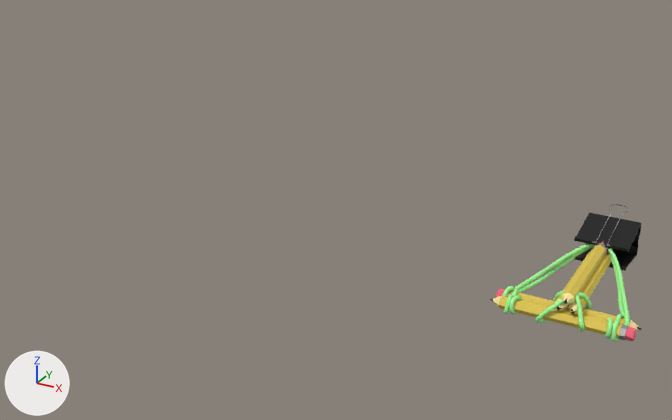
One commit to the Blender file Assets/Blender/Office Game Weapons.blend: the scene before it, then after it.
One viewpoint serves both versions: a camera (50 mm lens) standing at (3.2, -13.88, 8.1) and looking at (-5.02, 1.07, 0.62). Arrows for +X, +Y and +Z are at lower left; the lights stay in place.

In view in the first picture: 'Crossbow', 'Pencil', 'Plane', 'Torus Knot 1 x 1', 'Torus Knot 1 x 1.001', 'Torus Knot 2 x 2', 'Torus Knot 2 x 2.001'.
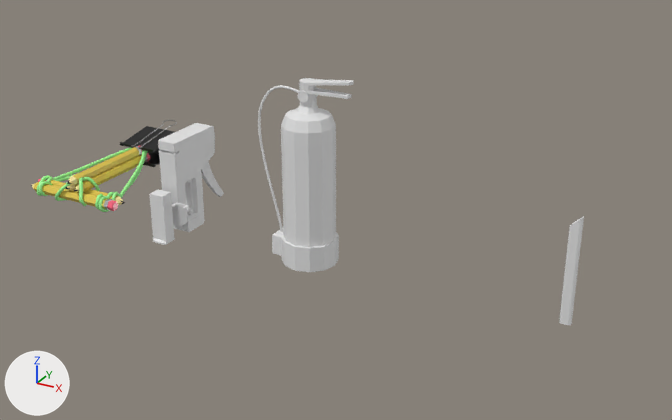
The change, as a list of edits to the scene's bpy script:
```text
Add me_cube_005:
    me_cube_005.from_pydata(...)  # 16 vertices, 14 faces; spans x -0.1..0.1, y -0.05..0.05, z 0.0..2.0
Add me_cylinder_003:
    me_cylinder_003.from_pydata(...)  # 26 vertices, 36 faces; spans x -0.3..1.8, y -0.3..0.3, z 7.0..7.3
Add me_cylinder_002:
    me_cylinder_002.from_pydata(...)  # 286 vertices, 293 faces, 1 loose edge; spans x -1.42..1.72, y -1.1..1.1, z 0.0..7.0
Add me_cube_004:
    me_cube_004.from_pydata(...)  # 20 vertices, 16 faces; spans x -0.15..0.15, y -0.152..0.0, z -0.02..0.02
Add me_cube_003:
    me_cube_003.from_pydata(...)  # 26 vertices, 20 faces; spans x -0.162..0.162, y -0.161..0.145, z 0.0..1.03
Add me_cube:
    me_cube.from_pydata(...)  # 436 vertices, 389 faces; spans x -0.21..0.21, y -0.4..1.39, z -0.11..2.0
Add cu_béziercurve:
    cu_béziercurve = bpy.data.curves.new('BézierCurve', 'CURVE')
    cu_béziercurve.dimensions = '3D'
    _sp = cu_béziercurve.splines.new('BEZIER'); _sp.bezier_points.add(3)
    _sp.bezier_points.foreach_set('co', [-1.275, 0.0, 0.0973, -1.275, 0.0, 0.883, -1.98, 0.0, 5.974, -0.265, 0.0, 6.615])
    _sp.bezier_points.foreach_set('handle_left', [-1.275, 0.0, -0.599, -1.287, 0.0, 0.176, -2.587, 0.0, 4.718, -0.762, 0.0, 6.672])
    _sp.bezier_points.foreach_set('handle_right', [-1.275, 0.0, 0.92, -1.26, 0.0, 1.717, -1.468, 0.0, 7.032, 0.728, 0.0, 6.502])
    for _p, _l, _r in zip(_sp.bezier_points, ['ALIGNED', 'ALIGNED', 'ALIGNED', 'ALIGNED'], ['ALIGNED', 'ALIGNED', 'ALIGNED', 'ALIGNED']): _p.handle_left_type = _l; _p.handle_right_type = _r
    _sp.order_u = 0
    _sp.order_v = 0
    cu_béziercurve.use_path = True
    cu_béziercurve.bevel_depth = 0.05
    cu_béziercurve.fill_mode = 'FULL'
Change ob_crossbow:
    ob_crossbow.location: (0.0, 0.0, 0.0) -> (-11.0, 0.0, 0.0)
Change ob_torus_knot_2_x_2:
    ob_torus_knot_2_x_2.location: (0.0, 0.0, 0.0) -> (-11.0, 0.0, 0.0)
Change ob_torus_knot_2_x_2_001:
    ob_torus_knot_2_x_2_001.location: (0.0, 0.0, 0.0) -> (-11.0, 0.0, 0.0)
Change ob_torus_knot_1_x_1:
    ob_torus_knot_1_x_1.location: (0.0, 0.0, 0.0) -> (-11.0, 0.0, 0.0)
Change ob_torus_knot_1_x_1_001:
    ob_torus_knot_1_x_1_001.location: (0.0, 0.0, 0.0) -> (-11.0, 0.0, 0.0)
Change ob_pencil:
    ob_pencil.location: (0.0, 0.0, 0.0) -> (-11.0, 0.0, 0.0)
Change ob_plane:
    ob_plane.location: (0.0, 2.72, 0.38) -> (-11.0, 2.72, 0.38)
Add ob_cube:
    ob_cube = bpy.data.objects.new('Cube', me_cube_005)
    ob_cube.location = (0.0, 0.0, 0.0)
Add ob_fire_extinguisher_trigger:
    ob_fire_extinguisher_trigger = bpy.data.objects.new('Fire Extinguisher Trigger', me_cylinder_003)
    ob_fire_extinguisher_trigger.location = (-5.0, 0.0, 0.0)
    ob_fire_extinguisher_trigger.scale = (0.5, 0.5, 0.5)
Add ob_fire_extinguisher_tube:
    ob_fire_extinguisher_tube = bpy.data.objects.new('Fire Extinguisher Tube', cu_béziercurve)
    ob_fire_extinguisher_tube.location = (-5.0, 0.0, 0.0)
    ob_fire_extinguisher_tube.scale = (0.5, 0.5, 0.5)
Add ob_fire_extinguisher_body:
    ob_fire_extinguisher_body = bpy.data.objects.new('Fire Extinguisher Body', me_cylinder_002)
    ob_fire_extinguisher_body.location = (-5.0, 0.0, 0.0)
    ob_fire_extinguisher_body.scale = (0.5, 0.5, 0.5)
Add ob_staple:
    ob_staple = bpy.data.objects.new('Staple', me_cube_004)
    ob_staple.location = (-7.6, -0.52, 0.8)
Add ob_stapler_ammo_clip:
    ob_stapler_ammo_clip = bpy.data.objects.new('Stapler Ammo Clip', me_cube_003)
    ob_stapler_ammo_clip.location = (-8.0, -0.7, 0.0)
Add ob_stapler_body:
    ob_stapler_body = bpy.data.objects.new('Stapler Body', me_cube)
    ob_stapler_body.location = (-8.0, 0.0, 0.0)
```

Where the change shows, as pixel boxes [x1, y1, x2, y2] in the pictures (672 x 420 px):
'Fire Extinguisher Body', added: after [272, 83, 352, 272]
'Crossbow', moved: before [490, 248, 642, 342]; after [31, 153, 151, 211]
'Stapler Body', added: after [158, 123, 224, 232]
'Plane', moved: before [574, 204, 641, 271]; after [120, 120, 177, 167]
'Torus Knot 2 x 2.001', moved: before [515, 244, 630, 318]; after [54, 147, 148, 198]
'Pencil', moved: before [562, 241, 607, 304]; after [67, 145, 142, 185]
'Cube', added: after [559, 216, 584, 325]
'Stapler Ammo Clip', added: after [149, 189, 175, 245]
'Torus Knot 2 x 2', moved: before [502, 286, 630, 342]; after [37, 175, 120, 212]
'Fire Extinguisher Tube', added: after [258, 85, 299, 232]
'Torus Knot 1 x 1', moved: before [535, 292, 591, 323]; after [55, 177, 100, 201]
'Torus Knot 1 x 1.001', moved: before [553, 290, 585, 332]; after [79, 177, 87, 206]
'Fire Extinguisher Trigger', added: after [299, 78, 354, 86]
'Staple', added: after [172, 202, 189, 210]
